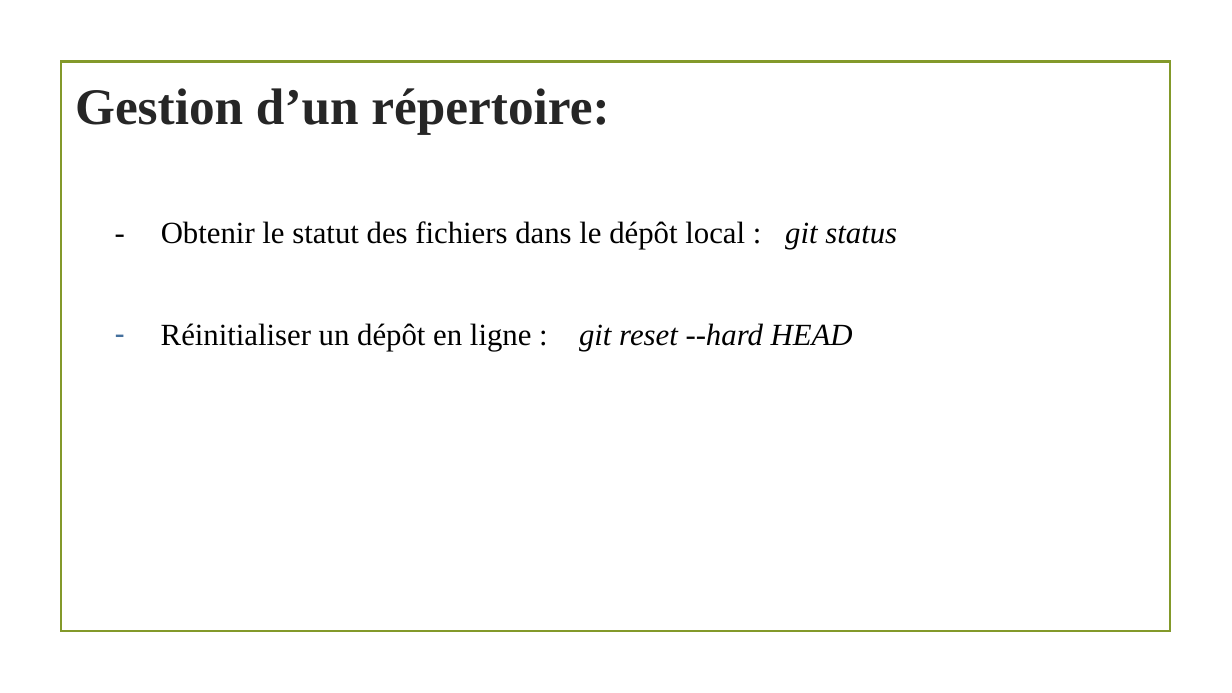
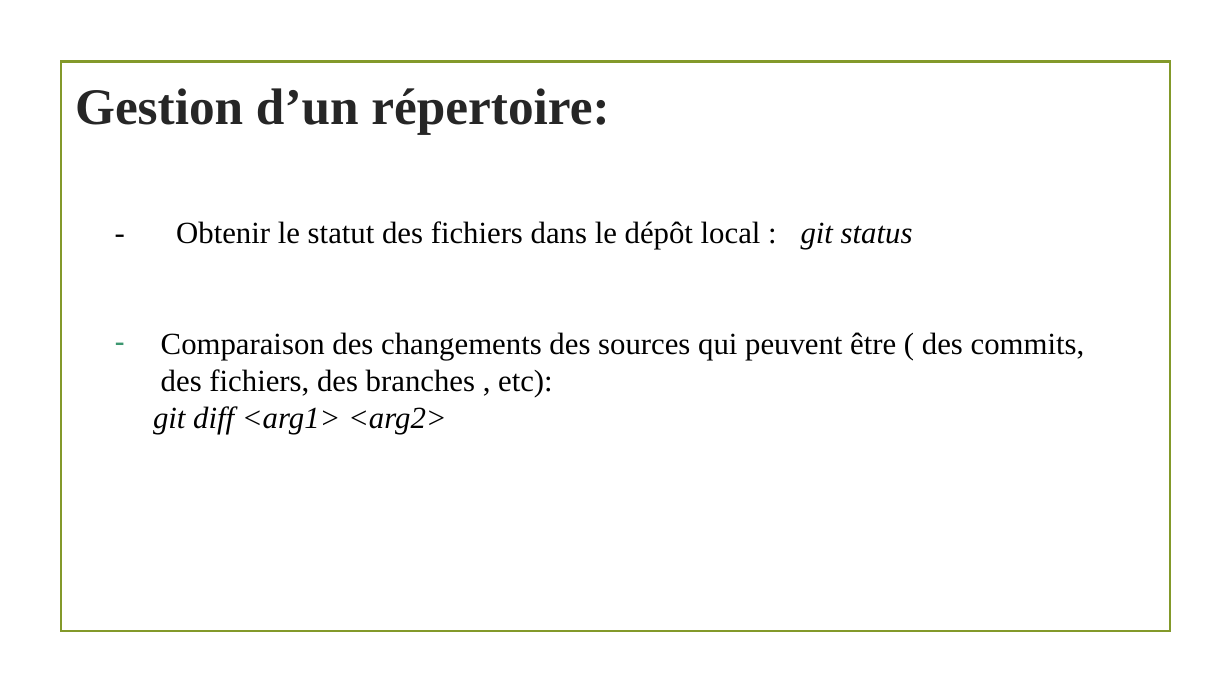
Before and after one commit to MonaQuimbamba/git-projet, a slide deck: slide 8 of présentationGit.pptx. Drawn at 1232x693 pixels with LibreOffice and Linux fonts; fonts in the diff are those of the drawing; background and template pictures are left out. Boxes give left, top, right and bottom in pixels: in the first picture for what was removed or moved away, otherwise in the second. Text is boxed around its words. In the diff, an @@ line names an element or a change of style, - is before the commit and + after.

```diff
--- a/présentationGit.pptx
+++ b/présentationGit.pptx
@@ text at <box>153,332,1085,434</box>: text changed @@
-– Réinitialiser un dépôt en ligne : git reset --hard HEAD
+– Comparaison des changements des sources qui peuvent être ( des commits, des fichiers, des branches , etc):
+git diff <arg1> <arg2>
```
Also in this commit, not shown: 3 other slides changed.
